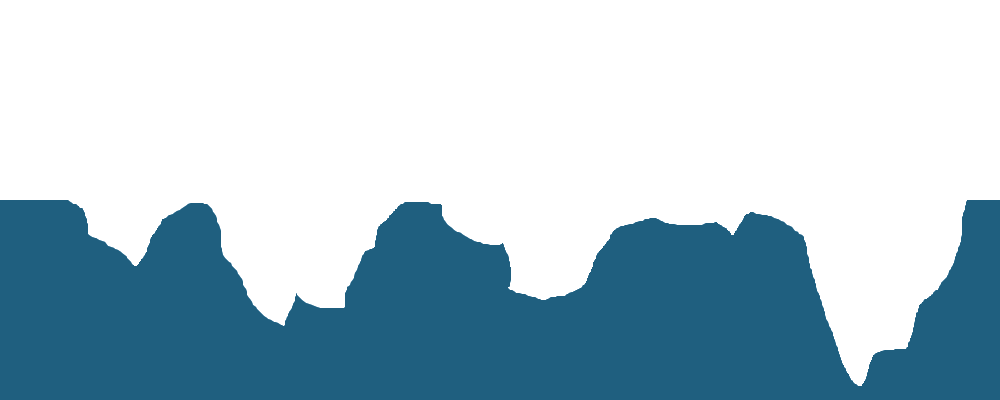
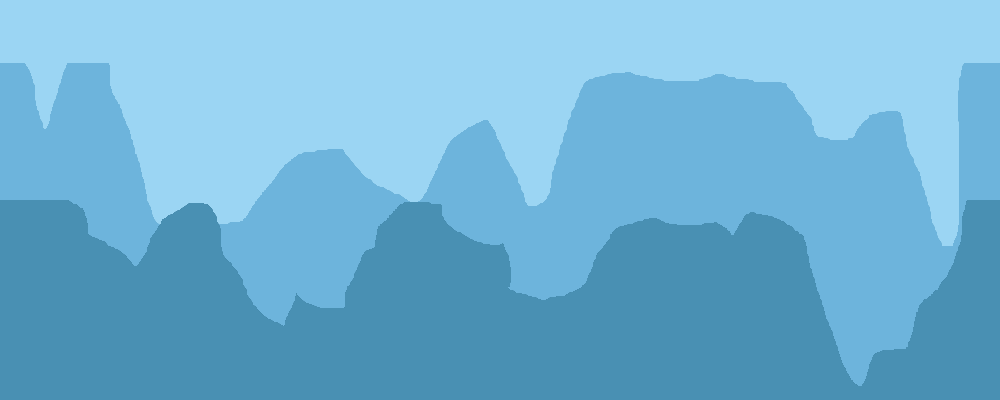
Layers edited between the first and the second 1000 × 400 image:
painted on "Arrière-plan" over [0, 200, 1000, 400]
showed "Calque", painted on it over [0, 63, 1000, 400]
showed "Calque #1", painted on it over [0, 0, 1000, 400]
